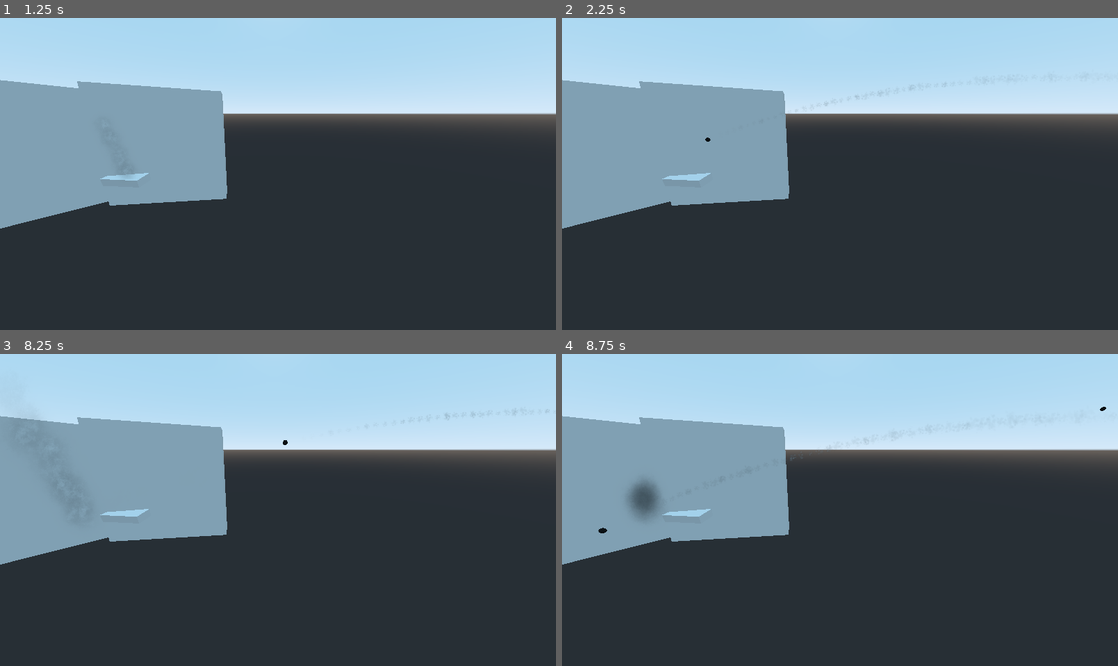
Above: before the commit, frames 1-4 (two rows, left to right).
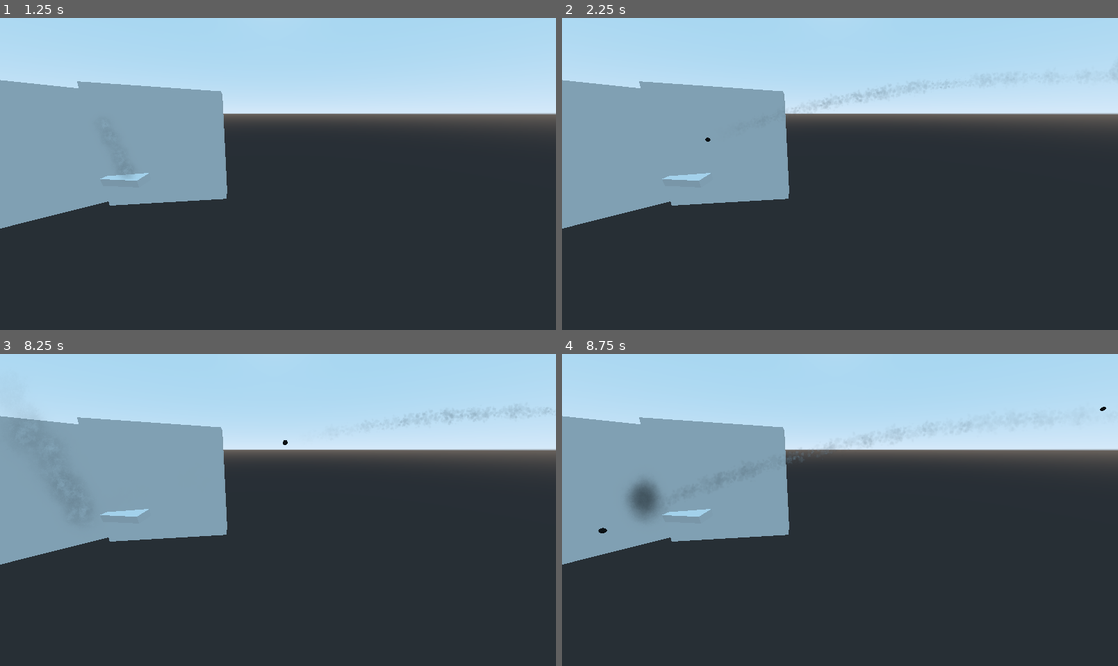
Above: after the commit, the same moments.

Repository: D-Niermann/SailingGame
Game: Godot game, scene res://nodes/CollisionTestScene2.tscn
The game is run twice, just before and just after one commit, with the same random seed, the same clock (stepped at 60 frames per second) and the same inputs. This scene is started directly instead of the project's main scene.
Inputs (mouse positions are in pixels of both pictures, inside the frame that each line leads up to):
- Up to frame 1 (1.25 s): tap Enter (ui_accept) at 0.5, 0.77 s; move the mouse to (250, 236) at 0.52 s; hold Up (sailsUp) from 0.53 s (still down); tap X (FireCannons) at 0.6 s; click (250, 236) at 0.67 s
- Up to frame 2 (2.25 s): release Up (sailsUp) at 1.25 s; tap Enter (ui_accept) at 1.25 s; drag from (1006, 220) to (812, 236) at 1.27 s; move the mouse to (673, 127) at 2.02 s; hold Q (RotateCannonLeft) from 2.03 s (still down); hold Space (centerCamera) from 2.03 s (still down)
- Up to frame 3 (8.25 s): tap X (FireCannons) at 2.3, 3.8, 5.1, 6.8, 8.1 s; release Q (RotateCannonLeft) at 2.75 s; release Space (centerCamera) at 2.75 s; drag from (305, 510) to (111, 463) at 2.77 s; move the mouse to (194, 432) at 3.52 s; hold Down (sailsDown) 3.53-4.25 s; tap F at 3.6 s; tap Enter (ui_accept) at 3.77, 6.5, 6.77 s; drag from (400, 494) to (194, 432) at 4.27 s; move the mouse to (166, 525) at 5.02 s; hold Up (sailsUp) 5.03-5.75 s; click (166, 525) at 5.17 s; drag from (333, 441) to (166, 525) at 5.77 s; move the mouse to (250, 572) at 6.52 s; hold E (RotateCannonRight) 6.53-7.25 s; hold R 6.53-7.25 s; drag from (444, 556) to (250, 572) at 7.27 s; move the mouse to (111, 463) at 8.02 s; hold Down (sailsDown) from 8.03 s (still down)
- Up to frame 4 (8.75 s): keep holding Down (sailsDown)

Frame 1 is identical in both runs. In frame 2, less than 0.1% of the frame differs, in the area x 41-70%, y 20-31%; in frame 3, less than 0.1%, in the area x 71-100%, y 17-23%; in frame 4, less than 0.1%.
Error in both runs: Invalid get index 'transform' (on base: 'Nil'). (res://Camera.gd:77)

Commit message:
cannon smoke

Diff:
--- a/Ball2.tscn
+++ b/Ball2.tscn
@@ -32,7 +32,7 @@
 gradient = SubResource( 4 )
 
 [sub_resource type="Curve" id=6]
-_data = [ Vector2( 0, 0.2125 ), 0.0, 0.0, 0, 0, Vector2( 1, 0.839773 ), 0.0, 0.0, 0, 0 ]
+_data = [ Vector2( 0, 0.495454 ), 0.0, 0.0, 0, 0, Vector2( 1, 0.960227 ), 0.0, 0.0, 0, 0 ]
 
 [sub_resource type="CurveTexture" id=7]
 curve = SubResource( 6 )
--- a/Cannon.gd
+++ b/Cannon.gd
@@ -19,12 +19,13 @@
 var camera
 var org_rotation
 var position3D
+var particles
 
 # Called when the node enters the scene tree for the first time.
 func _ready():
 	camera = get_tree().get_nodes_in_group("Camera")[0]
 	org_rotation = transform.basis.get_euler().y*180/PI
-
+	particles = $Particles
 
 	# line = $LineRenderer
 	# line.points = []
@@ -78,6 +79,7 @@
 		point += forward*force
 
 func fireBall():
+	doParticles()
 	yield(get_tree().create_timer(rand_range(0,rand_max_delay)),"timeout")
 	var scene = load("res://Ball2.tscn")
 	var ball = scene.instance()
@@ -105,3 +107,8 @@
 	var max_angle = 360
 	var difference = fmod(to - from, max_angle)
 	return fmod(2 * difference, max_angle) - difference
+
+func doParticles():
+	particles.emitting = true
+	yield(get_tree().create_timer(1),"timeout")
+	particles.emitting = false
--- a/Cannon.tscn
+++ b/Cannon.tscn
@@ -1,13 +1,12 @@
-[gd_scene load_steps=11 format=2]
+[gd_scene load_steps=13 format=2]
 
 [ext_resource path="res://Sprites/cannon.png" type="Texture" id=1]
-[ext_resource path="res://addons/kenney_particle_pack/smoke_03.png" type="Texture" id=2]
+[ext_resource path="res://addons/kenney_particle_pack/smoke_04.png" type="Texture" id=2]
 [ext_resource path="res://Cannon.gd" type="Script" id=3]
 
-[sub_resource type="SpatialMaterial" id=3]
+[sub_resource type="SpatialMaterial" id=13]
 render_priority = 1
 flags_transparent = true
-flags_vertex_lighting = true
 vertex_color_use_as_albedo = true
 params_billboard_mode = 3
 particles_anim_h_frames = 1
@@ -17,34 +16,38 @@
 albedo_texture = ExtResource( 2 )
 metallic_specular = 0.45
 
-[sub_resource type="Gradient" id=4]
-offsets = PoolRealArray( 0, 0.162602, 0.633423, 0.781671 )
+[sub_resource type="Gradient" id=11]
+offsets = PoolRealArray( 0, 0.0404313, 0.765499, 0.781671 )
 colors = PoolColorArray( 0, 0, 0, 0, 1, 1, 1, 1, 1, 1, 1, 0.0304779, 1, 1, 1, 0 )
 
-[sub_resource type="GradientTexture" id=5]
-gradient = SubResource( 4 )
+[sub_resource type="GradientTexture" id=12]
+gradient = SubResource( 11 )
+
+[sub_resource type="Curve" id=15]
+max_value = 10.0
+_data = [ Vector2( 0, 7.77273 ), 0.0, 0.0, 0, 0, Vector2( 0.192893, 3.60227 ), 0.0, 0.0, 0, 0 ]
+
+[sub_resource type="CurveTexture" id=16]
+curve = SubResource( 15 )
 
 [sub_resource type="Curve" id=6]
-_data = [ Vector2( 0, 0.2125 ), 0.0, 0.0, 0, 0, Vector2( 1, 0.839773 ), 0.0, 0.0, 0, 0 ]
+_data = [ Vector2( 0, 0.495454 ), 0.0, 0.0, 0, 0, Vector2( 1, 0.960227 ), 0.0, 0.0, 0, 0 ]
 
-[sub_resource type="CurveTexture" id=7]
+[sub_resource type="CurveTexture" id=14]
 curve = SubResource( 6 )
 
 [sub_resource type="ParticlesMaterial" id=10]
 lifetime_randomness = 0.22
-direction = Vector3( 0, 1, 0 )
-spread = 2.16
-gravity = Vector3( 0, -5, 4 )
-angular_velocity = 56.55
-angular_velocity_random = 1.0
-damping = 5.3
-damping_random = 0.12
+spread = 10.0
+gravity = Vector3( 0, 3, -2 )
+initial_velocity = 9.0
+initial_velocity_random = 0.24
+damping_curve = SubResource( 16 )
 angle = 263.7
 angle_random = 1.0
-scale = 0.5
 scale_random = 1.0
-scale_curve = SubResource( 7 )
-color_ramp = SubResource( 5 )
+scale_curve = SubResource( 14 )
+color_ramp = SubResource( 12 )
 
 [sub_resource type="QuadMesh" id=9]
 size = Vector2( 5, 5 )
@@ -62,11 +65,13 @@
 
 [node name="Particles" type="Particles" parent="."]
 transform = Transform( 1, 0, 0, 0, 1, 0, 0, 0, 1, -0.0211141, 0, 0.00772725 )
-material_override = SubResource( 3 )
-cast_shadow = 2
-amount = 150
-lifetime = 22.01
-randomness = 0.44
+material_override = SubResource( 13 )
+cast_shadow = 0
+emitting = false
+amount = 30
+lifetime = 10.0
+explosiveness = 0.98
+randomness = 0.46
 visibility_aabb = AABB( -181.604, -196.936, -272.78, 362.306, 395.6, 547.224 )
 local_coords = false
 process_material = SubResource( 10 )
--- a/main.tscn
+++ b/main.tscn
@@ -260,7 +260,7 @@
 stringToHuman2 = "../NavMeshCont/Navigation/Human"
 pathToC1 = "../PlayerShipContainer/Ship"
 pathToC2 = "../NavMeshCont"
-a = 1.8111e+06
+a = 1.81187e+06
 
 [node name="Terrain" type="MeshInstance" parent="."]
 transform = Transform( 598.053, 1.20345, 0, -1.93904, 2.1846, 0, 0, 0, 395.96, 29.7657, -12.3204, 1.57804 )
